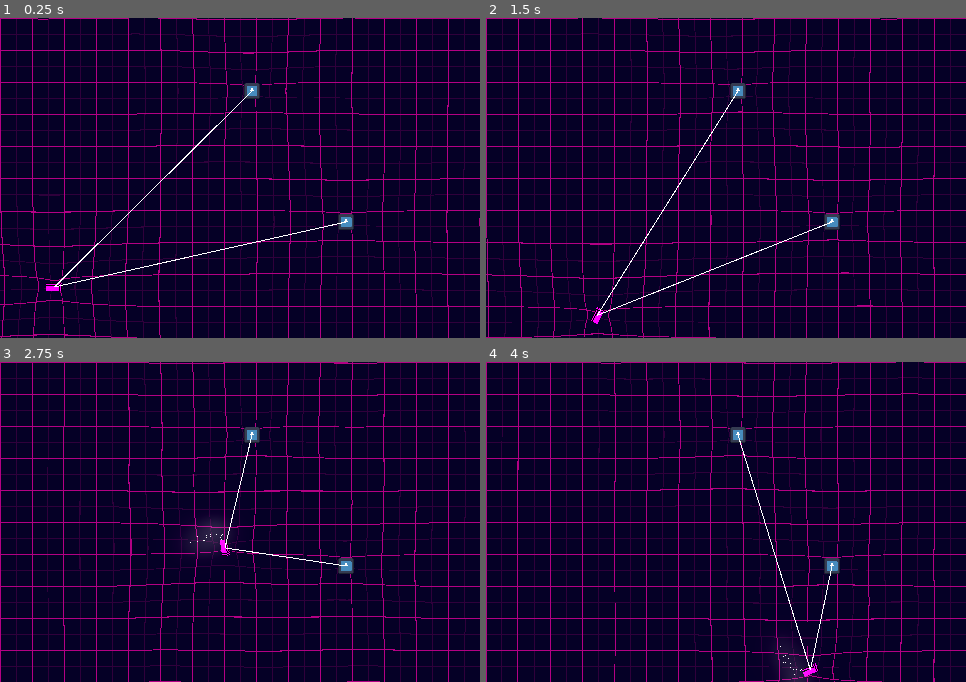
Above: before the commit, frames 1-4 (two rows, left to right).
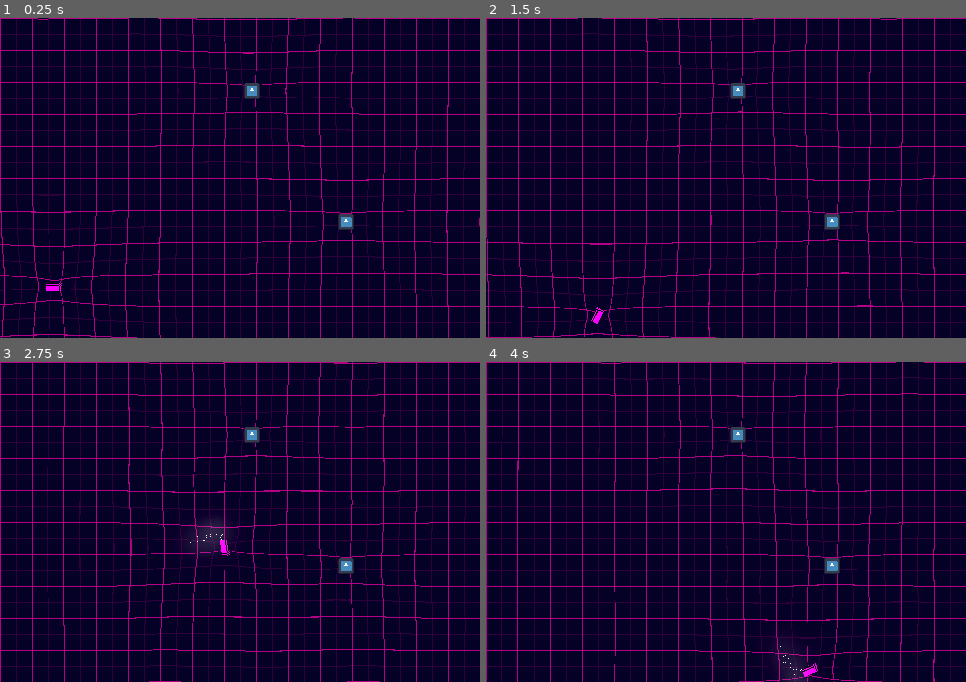
Above: after the commit, the same moments.

Repository: 3xcpy/roguelike-arcade-driving
Game: Godot game, scene res://scenes/stage.tscn
The game is run twice, just before and just after one commit, with the same random seed, the same clock (stepped at 60 frames per second) and the same inputs. The engine's default icon, where the game draws it, is replaced by a stand-in: a white triangle on a blue panel in a dark square.
Inputs:
- Up to frame 1 (0.25 s): no input
- Up to frame 2 (1.5 s): tap Enter at 0.5 s; hold Right (steer_right) 0.53-1.28 s; tap Alt at 0.6 s; hold Down from 1.28 s (still down); tap Shift at 1.35 s
- Up to frame 3 (2.75 s): release Down at 2.03 s; hold Right (steer_right) from 2.03 s (still down); tap Alt at 2.1 s
- Up to frame 4 (4 s): release Right (steer_right) at 2.78 s; hold Up 2.78-3.53 s; tap Shift at 2.85 s; hold Left (steer_left) from 3.53 s (still down); tap Alt at 3.6 s

The runs differ from the first frame. In frame 1, 0.4% of the frame differs, in the area x 11-73%, y 22-85%; in frame 2, 0.3%; in frame 3, 0.2%; in frame 4, 0.2%.

Commit message:
removed the debug drawing

Diff:
--- a/scenes/player.tscn
+++ b/scenes/player.tscn
@@ -73,11 +73,3 @@
 
 [node name="Shooter" type="Node2D" parent="."]
 script = ExtResource("3_qhqgy")
-
-[node name="Line2D" type="Line2D" parent="Shooter"]
-points = PackedVector2Array(0, 0, 12.875, 0)
-width = 1.0
-
-[node name="Line2D2" type="Line2D" parent="Shooter"]
-points = PackedVector2Array(0, 0, 12.875, 0)
-width = 1.0
--- a/scripts/shooter.gd
+++ b/scripts/shooter.gd
@@ -3,15 +3,10 @@
 @export var num_bullets: int = 2
 var chosen: Array[Node2D]
 
+
 func _physics_process(delta: float) -> void:
 	shoot()
-	global_rotation = 0.0
-	var l1: Line2D = $Line2D
-	var l2: Line2D = $Line2D2
-	l1.points[0] = position
-	l2.points[0] = position
-	l1.points[1] = chosen[0].global_position - global_position
-	l2.points[1] = chosen[1].global_position - global_position
+
 
 func shoot() -> void:
 	var targets := get_tree().get_nodes_in_group("Enemies")
